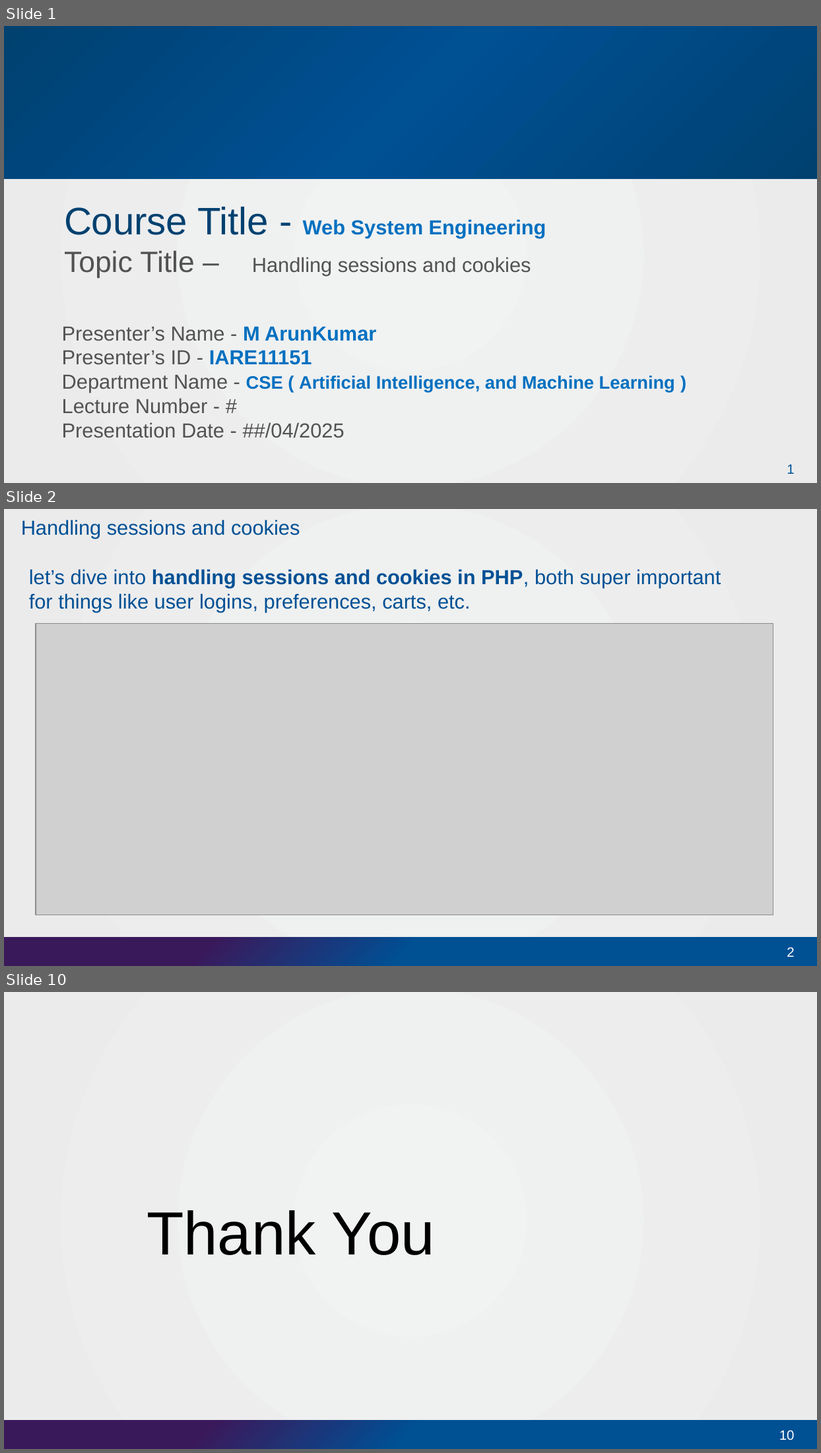
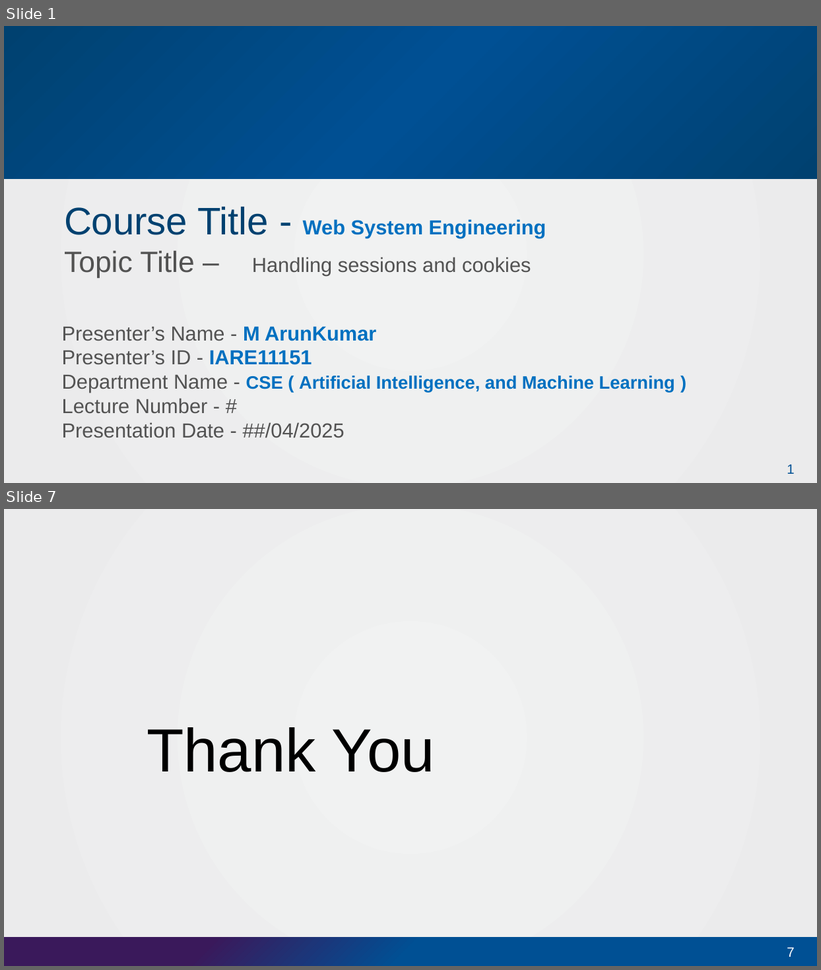
Before and after one commit to mkarun1122/WebSystemsEngineering, a slide deck: Module5 -Introduction to PHP/IARE_WSE05_6Handling sessions and cookies.pptx. Shown one above the other, each under a label of ours: slides 1, 2 and 10 before the commit, slides 1 and 7 after it; the slides between them are not shown. The pictures are 821x1453 and 821x970 pixels, drawn with LibreOffice and Linux fonts; fonts in the diff are those of the drawing; grey boxes stand for pictures; background and template pictures are left out. Boxes give left, top, right and bottom in pixels: in the first picture for what was removed or moved away, otherwise in the second. Text is boxed around its words. In the diff, an @@ line names an element or a change of style, - is before the commit and + after.

```diff
--- a/Module5 -Introduction to PHP/IARE_WSE05_6Handling sessions and cookies.pptx
+++ b/Module5 -Introduction to PHP/IARE_WSE05_6Handling sessions and cookies.pptx
@@ slide 2 removed at (4,509,817,966), background gradient #F1F2F2 to #EBEBEC; not listed: 1 template element that a slide beside it also shows @@
@@ title removed at (21,520,300,539) @@
-Handling sessions and cookies
@@ text removed at (29,569,721,613) @@
-let’s dive into handling sessions and cookies in PHP, both super important for things like user logins, preferences, carts, etc.
@@ picture removed at (36,624,773,915) @@
@@ page number removed at (787,947,794,957) @@
-2
@@ what was slide 10 is now slide 7 @@
@@ page number at (787,948,794,957): text changed @@
-10
+7
```
Also in this commit, not shown: 5 slides changed, 2 other slides removed, 9 other files.
